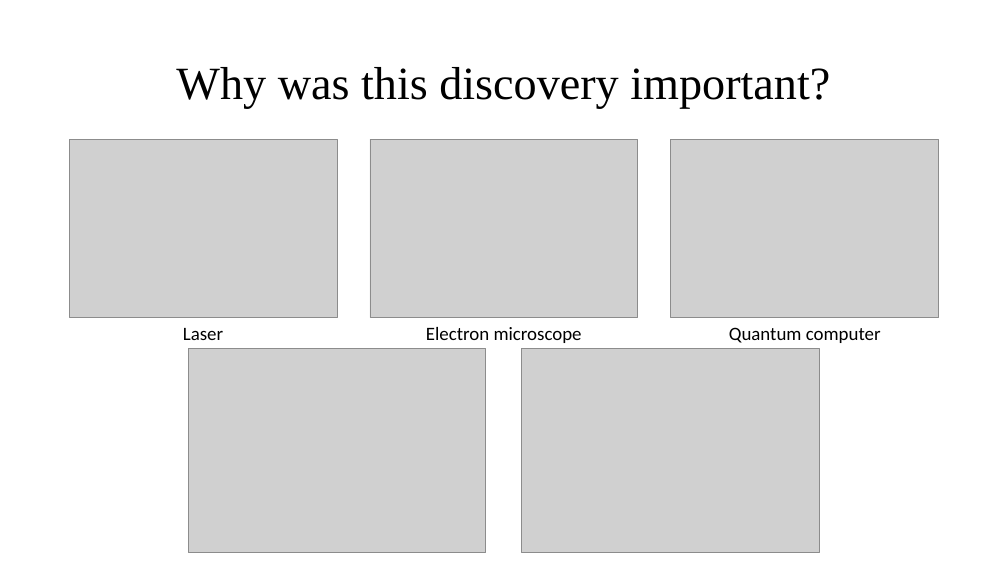
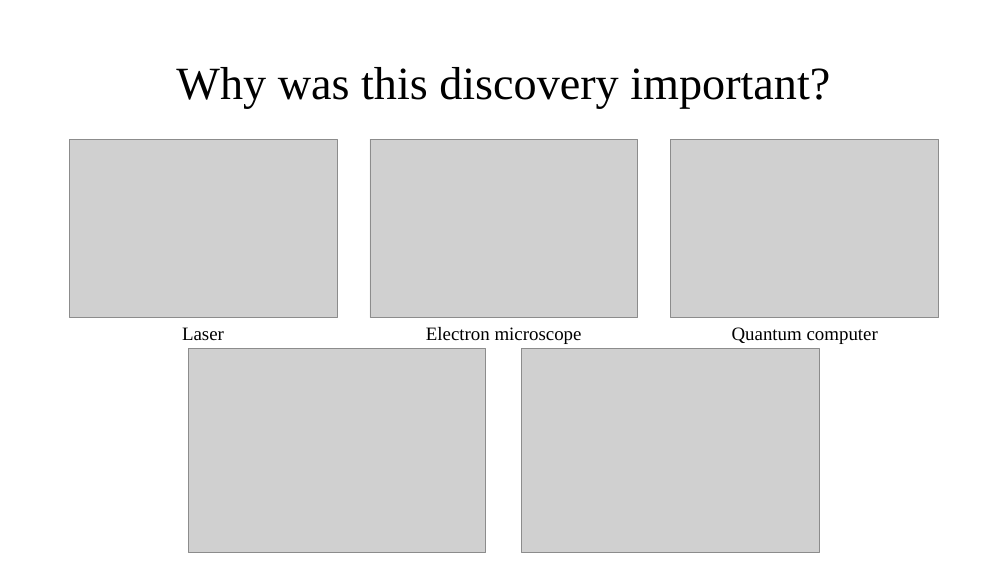
Before and after one commit to KeroDeep/Education, a slide deck: slide 4 of Novosibirsk_State_University/Английский язык/6 семестр/Homework/Double slit experiment.pptx. Drawn at 1008x567 pixels with LibreOffice and Linux fonts; fonts in the diff are those of the drawing; grey boxes stand for pictures. Boxes give left, top, right and bottom in pixels: in the first picture for what was removed or moved away, otherwise in the second. Text is boxed around its words. In the diff, an @@ line names an element or a change of style, - is before the commit and + after.

```diff
--- a/Novosibirsk_State_University/Английский язык/6 семестр/Homework/Double slit experiment.pptx
+++ b/Novosibirsk_State_University/Английский язык/6 семестр/Homework/Double slit experiment.pptx
@@ font Calibri to Times New Roman in 3 elements at (x1=182, y1=327, x2=224, y2=341), (x1=426, y1=327, x2=582, y2=344), (x1=732, y1=327, x2=878, y2=344) @@
```
Also in this commit, not shown: 1 other slide changed, 3 other files.
